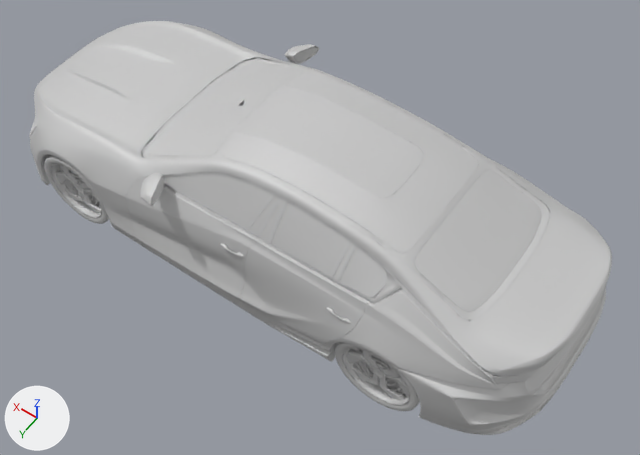
What one commit did to the glTF model web/public/landing/car-sedan.glb.
Rendered twice from a 50 mm lens placed at (-2.48, 3.15, 5.16), pointed at (-0.31, 0.11, 0.38). Arrows for +X, +Y and +Z are at lower left; the lights stay in place. The picture after the commit comes second. Where no turn or scale is listed for an object, it has been applied to the vertices.

The older version as bpy lines, for what is in view:
```python
me_quarterr = bpy.data.meshes.new('quarterR')
me_quarterr.from_pydata(...)  # 4959 vertices, 9482 faces; spans x -0.566..0.566, y -0.223..0.223, z -0.482..0.482
# faces by material slot: [5552, 576, 351, 3003]
me_quarterr.materials.append(mat_paint)  # light grey #cbcbcb
me_quarterr.materials.append(mat_satin)  # light grey #cbcbcb
me_quarterr.materials.append(mat_gloss)  # light grey #cbcbcb
me_quarterr.materials.append(mat_glass)  # light grey #cbcbcb
me_raill = bpy.data.meshes.new('railL')
me_raill.from_pydata(...)  # 5765 vertices, 10495 faces; spans x -1.44..1.44, y -0.29..0.29, z -0.5..0.5
# faces by material slot: [4112, 1084, 2440, 2859]
me_raill.materials.append(mat_paint)  # light grey #cbcbcb
me_raill.materials.append(mat_darkchrome)  # light grey #cbcbcb
me_raill.materials.append(mat_satin)  # light grey #cbcbcb
me_raill.materials.append(mat_gloss)  # light grey #cbcbcb
me_rearglass = bpy.data.meshes.new('rearGlass')
me_rearglass.from_pydata(...)  # 2127 vertices, 3882 faces; spans x -0.274..0.274, y -0.469..0.469, z -0.109..0.109
# faces by material slot: [349, 2987, 546]
me_rearglass.materials.append(mat_darkchrome)  # light grey #cbcbcb
me_rearglass.materials.append(mat_glass)  # light grey #cbcbcb
me_rearglass.materials.append(mat_gloss)  # light grey #cbcbcb
ob_quarterr = bpy.data.objects.new('quarterR', me_quarterr)
ob_quarterr.location = (-1.385, -0.611, 0.658)
ob_raill = bpy.data.objects.new('railL', me_raill)
ob_raill.location = (-0.655, 0.564, 0.656)
ob_rearglass = bpy.data.objects.new('rearGlass', me_rearglass)
ob_rearglass.location = (-1.415, 0.0, 0.998)
# also in view: 'glassFR' at (-0.17, -0.54, 0.99); 'bumperR' at (-1.77, 0.0, 0.41); 'roof' at (-0.45, 0.0, 1.12); 'windscreen' at (0.57, 0.0, 0.96); 'wheelFL' at (1.36, 0.69, 0.28)
```
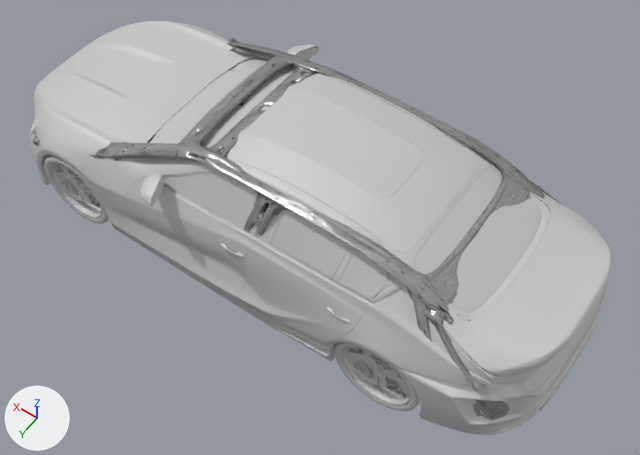
Boxes [x1, y1, x2, y2] around the edits, measured in the pictures (640 x 455 px):
'frame', added (mostly hidden)
    after: [32, 38, 563, 421]

Diff of the bpy script that builds the scene:
```diff
--- a/web/public/landing/car-sedan.glb.py
+++ b/web/public/landing/car-sedan.glb.py
@@ img_frame_normal @@
+img_frame_normal = load_image('frame_normal', '_unpacked/frame_normal', 1024, 1024, 'Non-Color')
@@ img_frame_base @@
+img_frame_base = load_image('frame_base', '_unpacked/frame_base', 1024, 1024, 'sRGB')
@@ img_frame_mr @@
+img_frame_mr = load_image('frame_mr', '_unpacked/frame_mr', 512, 512, 'Non-Color')
@@ mat_frame @@
+mat_frame = bpy.data.materials.new('frame')
+# uses the picture img_frame_base
+# uses the picture img_frame_mr
+# uses the picture img_frame_normal
@@ me_frame @@
+me_frame.from_pydata(...)  # 14685 vertices, 29913 faces; spans x -2.02..2.02, y -0.79..0.79, z 0.12..1.15
+me_frame.materials.append(mat_frame)
@@ ob_frame @@
+ob_frame = bpy.data.objects.new('frame', me_frame)
+ob_frame.location = (0.0, 0.0, 0.0)
```
